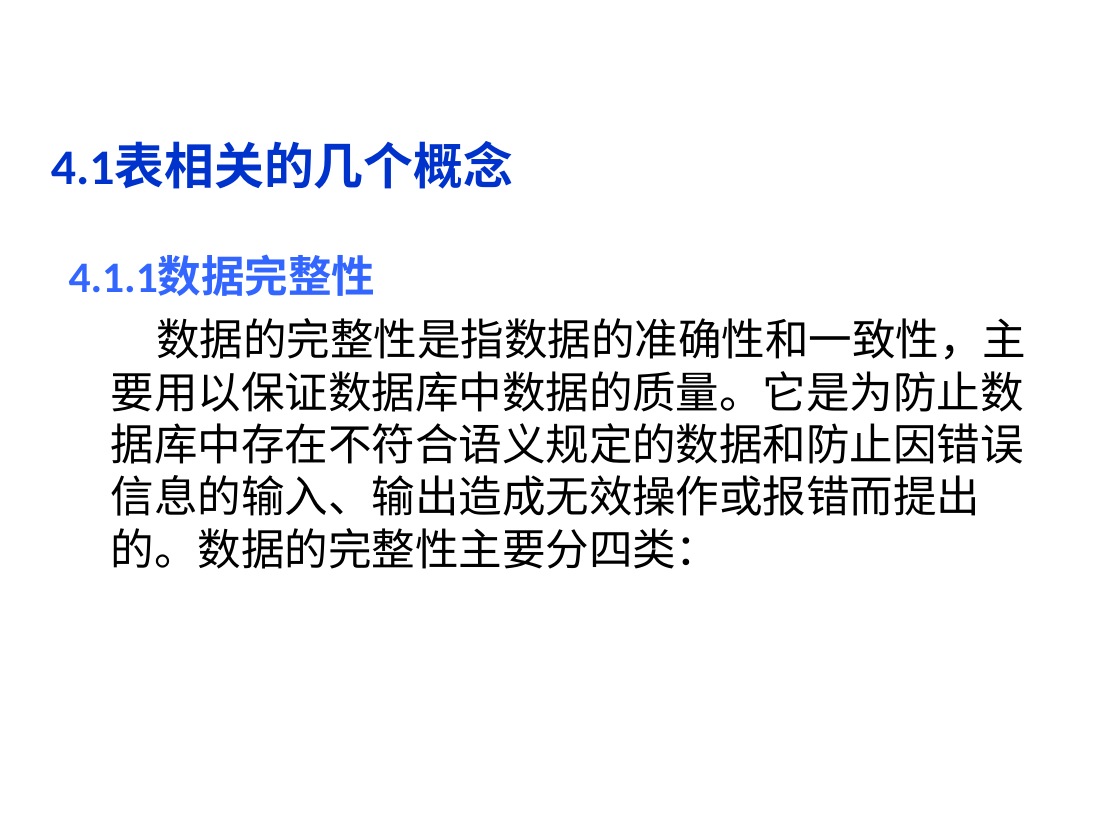
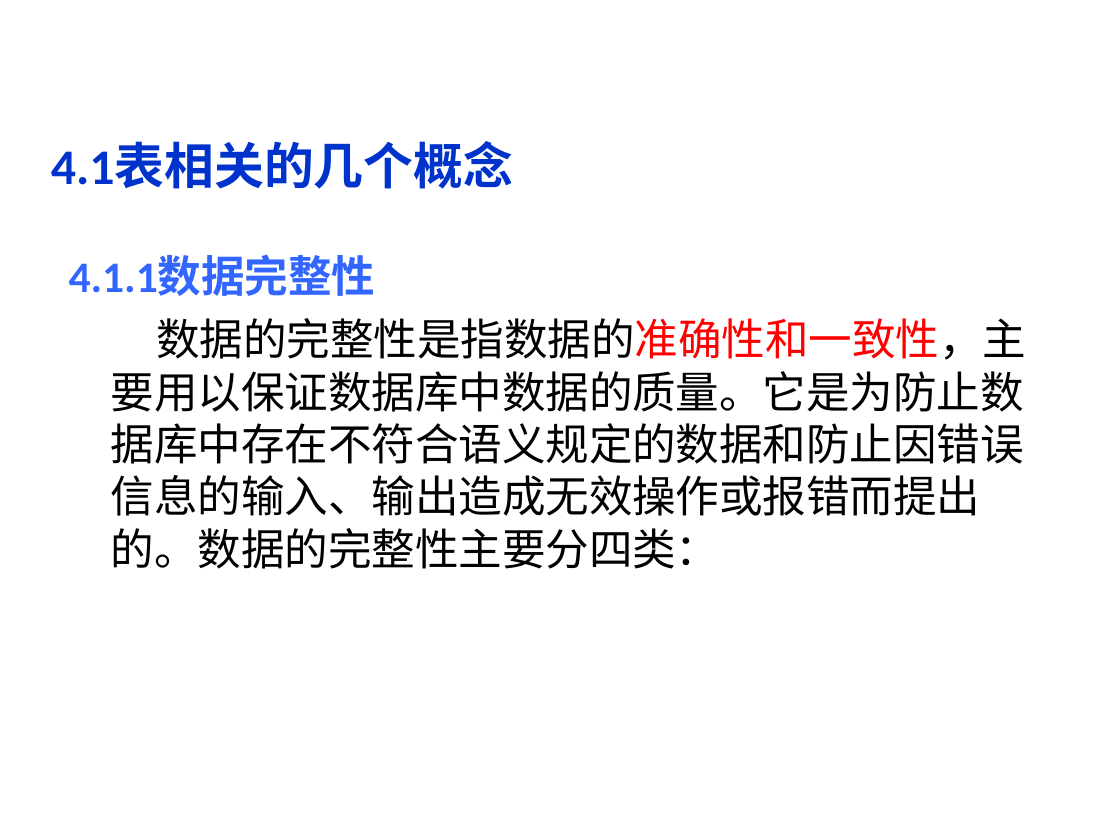
Before and after one commit to yuqingmao2019/MyWorkSpace, a slide deck: slide 4 of 数据库ppt/第4章 .ppt. Drawn at 1120x840 pixels with LibreOffice and Linux fonts; fonts in the diff are those of the drawing; background and template pictures are left out. Boxes give left, top, right and bottom in pixels: in the first picture for what was removed or moved away, otherwise in the second. Text is boxed around its words. In the diff, an @@ line names an element or a change of style, - is before the commit and + after.

```diff
--- a/数据库ppt/第4章 .ppt
+++ b/数据库ppt/第4章 .ppt
@@ text at [111,318,1026,569]: text colour #000000 to #FF0000 in "数据的完整性是指数据的准确性和一致性，主要用以保证数据库中数据的质量。它是为防止数据库中存在不符合语义规定的数据和防止因 ..." @@
```
Also in this commit, not shown: 5 other slides changed.
